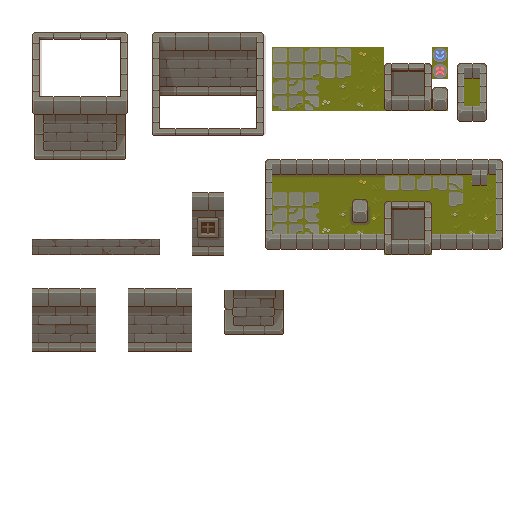
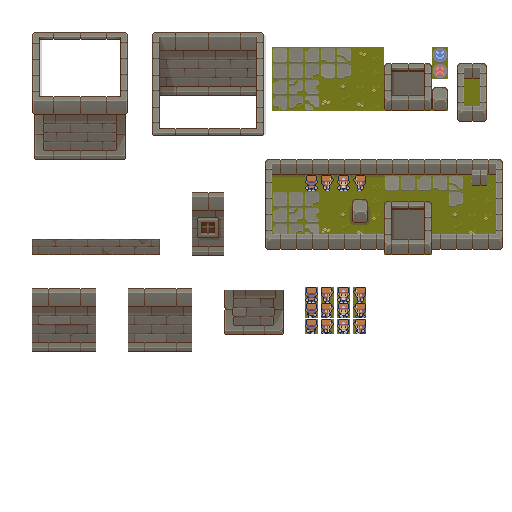
Layers edited between the first and the second w=512, h=512 image:
painted on "TX Tileset Wall.png" over (305, 175, 366, 334)
